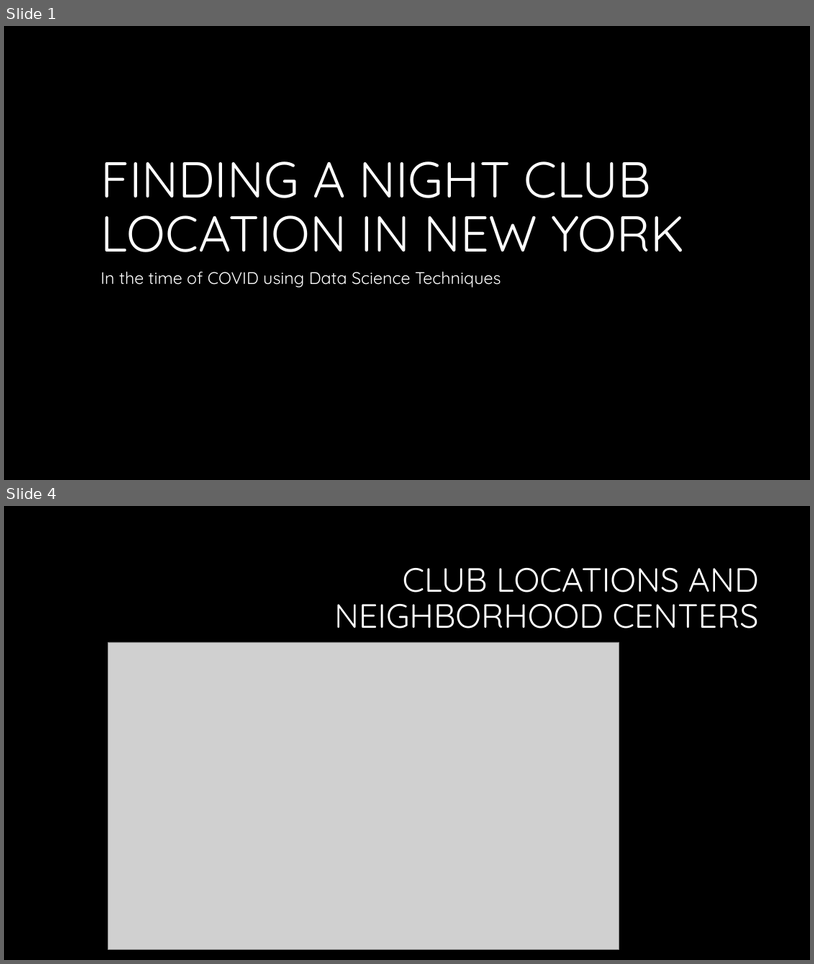
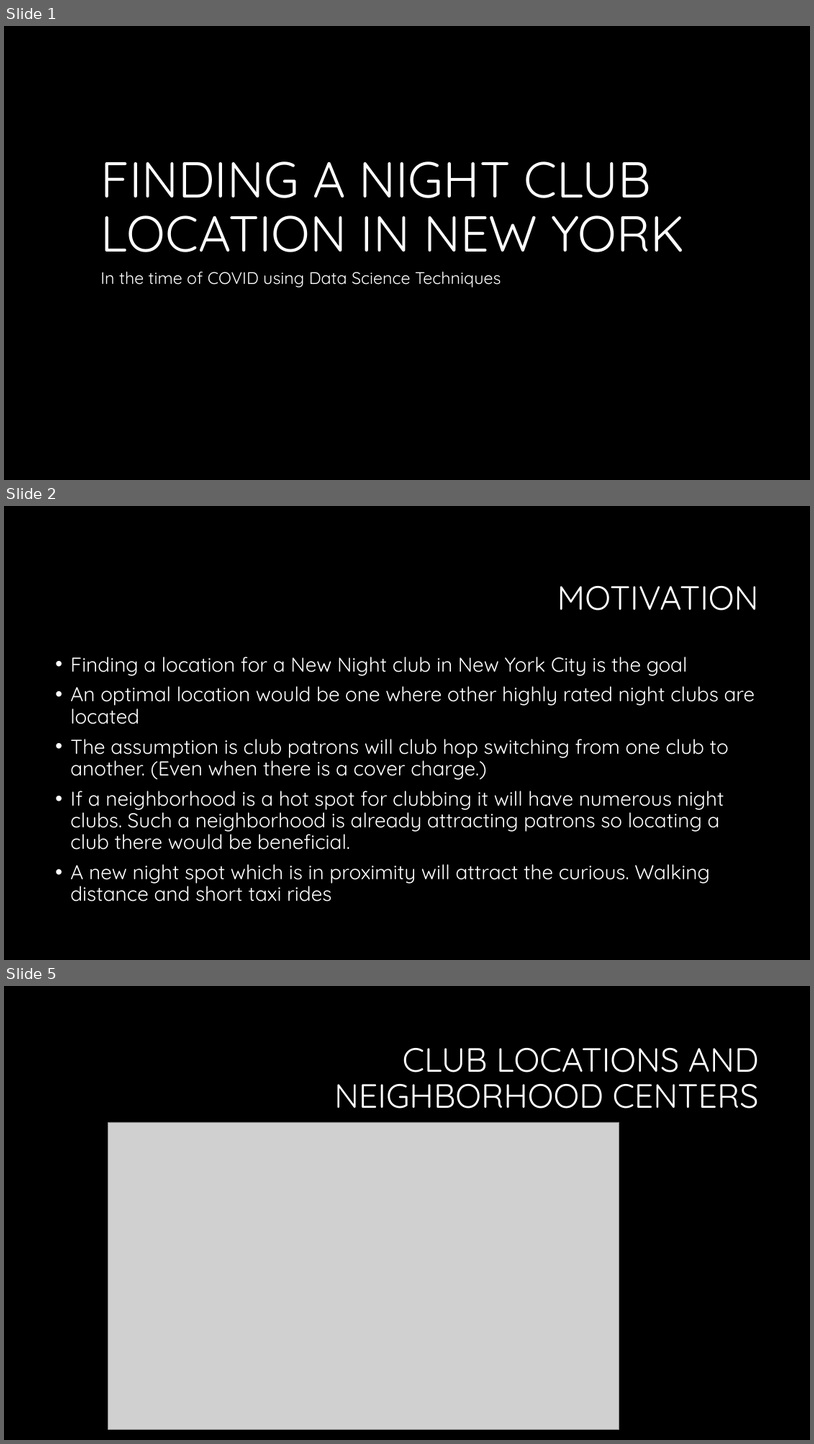
Before and after one commit to psharer/Coursera_Capstone, a slide deck: Finding a Night Club Location in New York.pptx. Shown one above the other, each under a label of ours: slides 1 and 4 before the commit, slides 1, 2 and 5 after it; the slides between them are not shown. The pictures are 814x964 and 814x1444 pixels, drawn with LibreOffice and Linux fonts; fonts in the diff are those of the drawing; grey boxes stand for pictures; background and template pictures are left out. Boxes give left, top, right and bottom in pixels: in the first picture for what was removed or moved away, otherwise in the second. Text is boxed around its words. In the diff, an @@ line names an element or a change of style, - is before the commit and + after.

```diff
--- a/Finding a Night Club Location in New York.pptx
+++ b/Finding a Night Club Location in New York.pptx
@@ slide 2 added at (4,506,810,960), background #000000 @@
@@ title added at (558,586,759,610), 40 pt, text #FFFFFF @@
+MOTIVATION
@@ text added at (70,656,756,901), 24 pt, text #FFFFFF @@
+• Finding a location for a New Night club in New York City is the goal
+• An optimal location would be one where other highly rated night clubs are located
+• The assumption is club patrons will club hop switching from one club to another. (Even when there is a cover charge.)
+• If a neighborhood is a hot spot for clubbing it will have numerous night clubs. Such a neighborhood is already attracting patrons so locating a club there would be beneficial.
+• A new night spot which is in proximity will attract the curious. Walking distance and short taxi rides
@@ what was slide 4 is now slide 5 @@
```
Also in this commit, not shown: 3 slides changed, 1 other slide added, 1 slide removed, 2 other files.
